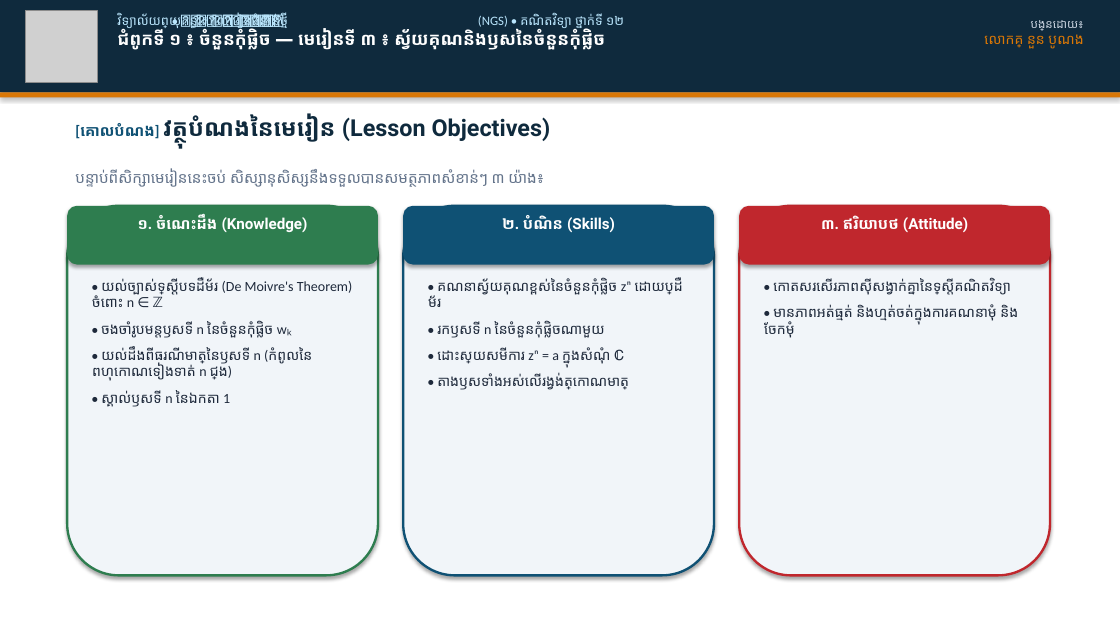
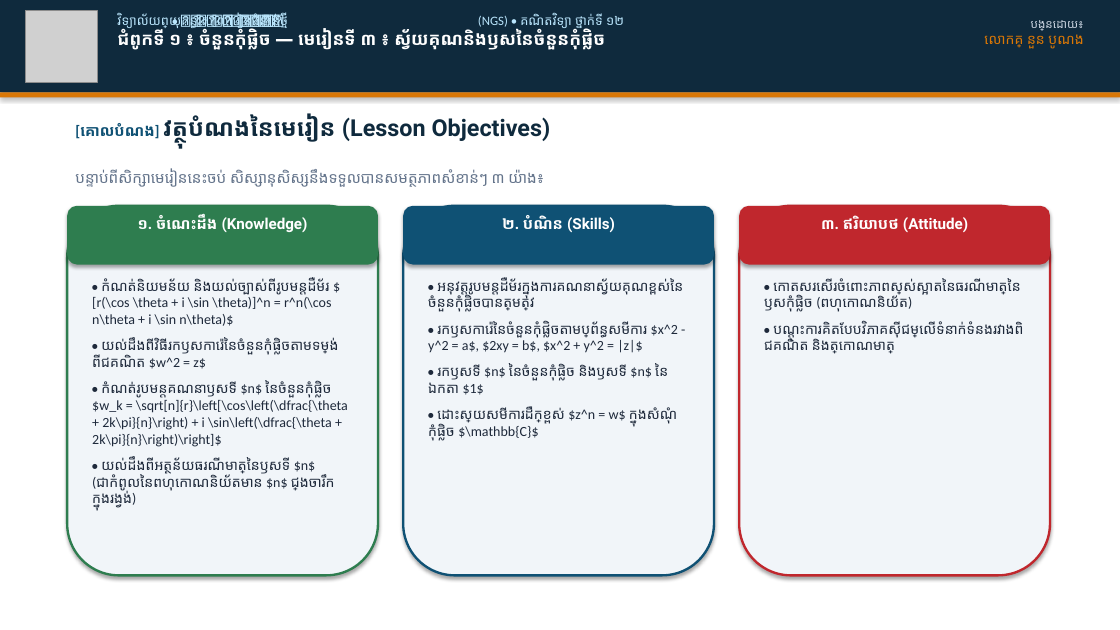
Before and after one commit to nuonbonorng8888-beep/teacher-dashboard, a slide deck: slide 2 of slides/ជំពូកទី១_មេរៀនទី៣_ស្វ័យគុណនិងឫសនៃចំនួនកុំផ្លិច.pptx. Drawn at 1120x630 pixels with LibreOffice and Linux fonts; fonts in the diff are those of the drawing; grey boxes stand for pictures. Boxes give left, top, right and bottom in pixels: in the first picture for what was removed or moved away, otherwise in the second. Text is boxed around its words. In the diff, an @@ line names an element or a change of style, - is before the commit and + after.

```diff
--- a/slides/ជំពូកទី១_មេរៀនទី៣_ស្វ័យគុណនិងឫសនៃចំនួនកុំផ្លិច.pptx
+++ b/slides/ជំពូកទី១_មេរៀនទី៣_ស្វ័យគុណនិងឫសនៃចំនួនកុំផ្លិច.pptx
@@ text at box(92, 277, 348, 508): text changed @@
-• យល់ច្បាស់ទ្រឹស្តីបទដឺម័រ (De Moivre's Theorem) ចំពោះ n ∈ ℤ
-• ចងចាំរូបមន្តឫសទី n នៃចំនួនកុំផ្លិច wₖ
-• យល់ដឹងពីធរណីមាត្រនៃឫសទី n (កំពូលនៃពហុកោណទៀងទាត់ n ជ្រុង)
-• ស្គាល់ឫសទី n នៃឯកតា 1
+• កំណត់និយមន័យ និងយល់ច្បាស់ពីរូបមន្តដឺម័រ $[r(\cos \theta + i \sin \theta)]^n = r^n(\cos n\theta + i \sin n\theta)$
+• យល់ដឹងពីវិធីរកឫសការ៉េនៃចំនួនកុំផ្លិចតាមទម្រង់ពីជគណិត $w^2 = z$
+• កំណត់រូបមន្តគណនាឫសទី $n$ នៃចំនួនកុំផ្លិច $w_k = \sqrt[n]{r}\left[\cos\left(\dfrac{\theta + 2k\pi}{n}\right) + i \sin\left(\dfrac{\theta + 2k\pi}{n}\right)\right]$
+• យល់ដឹងពីអត្ថន័យធរណីមាត្រនៃឫសទី $n$ (ជាកំពូលនៃពហុកោណនិយ័តមាន $n$ ជ្រុងចារឹកក្នុងរង្វង់)
@@ text at box(428, 277, 683, 441): text changed @@
-• គណនាស្វ័យគុណខ្ពស់នៃចំនួនកុំផ្លិច zⁿ ដោយប្រើដឺម័រ
-• រកឫសទី n នៃចំនួនកុំផ្លិចណាមួយ
-• ដោះស្រាយសមីការ zⁿ = a ក្នុងសំណុំ ℂ
-• តាងឫសទាំងអស់លើរង្វង់ត្រីកោណមាត្រ
+• អនុវត្តរូបមន្តដឺម័រក្នុងការគណនាស្វ័យគុណខ្ពស់នៃចំនួនកុំផ្លិចបានត្រឹមត្រូវ
+• រកឫសការ៉េនៃចំនួនកុំផ្លិចតាមប្រព័ន្ធសមីការ $x^2 - y^2 = a$, $2xy = b$, $x^2 + y^2 = |z|$
+• រកឫសទី $n$ នៃចំនួនកុំផ្លិច និងឫសទី $n$ នៃឯកតា $1$
+• ដោះស្រាយសមីការដឺក្រេខ្ពស់ $z^n = w$ ក្នុងសំណុំកុំផ្លិច $\mathbb{C}$
@@ text at box(764, 278, 1023, 354): text changed @@
-• កោតសរសើរភាពស៊ីសង្វាក់គ្នានៃទ្រឹស្តីគណិតវិទ្យា
-• មានភាពអត់ធ្មត់ និងហ្មត់ចត់ក្នុងការគណនាមុំ និងចែកមុំ
+• កោតសរសើរចំពោះភាពស្រស់ស្អាតនៃធរណីមាត្រនៃឫសកុំផ្លិច (ពហុកោណនិយ័ត)
+• បណ្តុះការគិតបែបវិភាគស៊ីជម្រៅលើទំនាក់ទំនងរវាងពិជគណិត និងត្រីកោណមាត្រ
```
Also in this commit, not shown: 12 other slides changed, 1 slide added, 12 other files.
